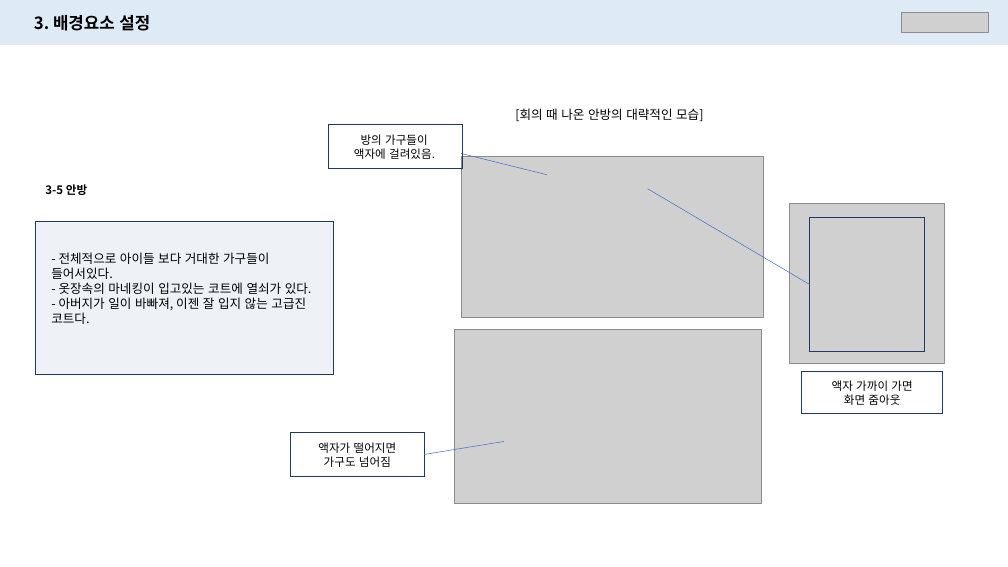
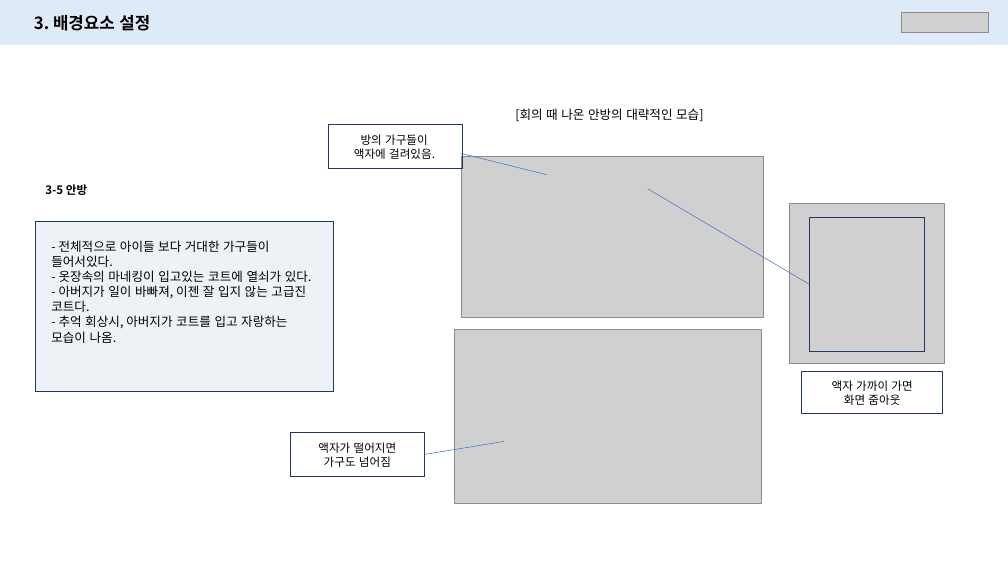
Before and after one commit to PerfectEgg/-Receivers, a slide deck: slide 16 of Doc/Story/캐릭터 설정_v1.02.pptx (slide 15 before the commit). Drawn at 1008x567 pixels with LibreOffice and Linux fonts; fonts in the diff are those of the drawing; grey boxes stand for pictures. Boxes give left, top, right and bottom in pixels: in the first picture for what was removed or moved away, otherwise in the second. Text is boxed around its words. In the diff, an @@ line names an element or a change of style, - is before the commit and + after.

```diff
--- a/Doc/Story/캐릭터 설정_v1.02.pptx
+++ b/Doc/Story/캐릭터 설정_v1.02.pptx
@@ rectangle: place and size @@
-rectangle at box(36, 222, 334, 374)
+rectangle at box(36, 222, 334, 392)
@@ text "- 전체적으로 아이들 보다 거대한 ...": place and size @@
-text "- 전체적으로 아이들 보다 거대한 ..." at box(51, 252, 312, 324)
+text "- 전체적으로 아이들 보다 거대한 ..." at box(51, 240, 312, 343)
@@ text at box(51, 315, 287, 343): paragraph added @@
+- 추억 회상시, 아버지가 코트를 입고 자랑하는 모습이 나옴.
```
Also in this commit, not shown: 5 other slides changed, 6 slides added.
